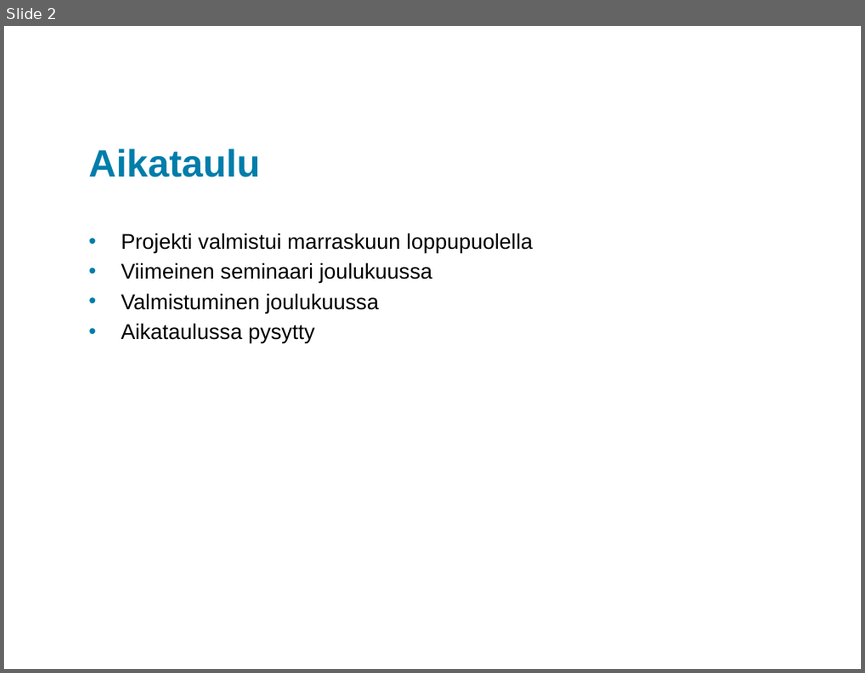
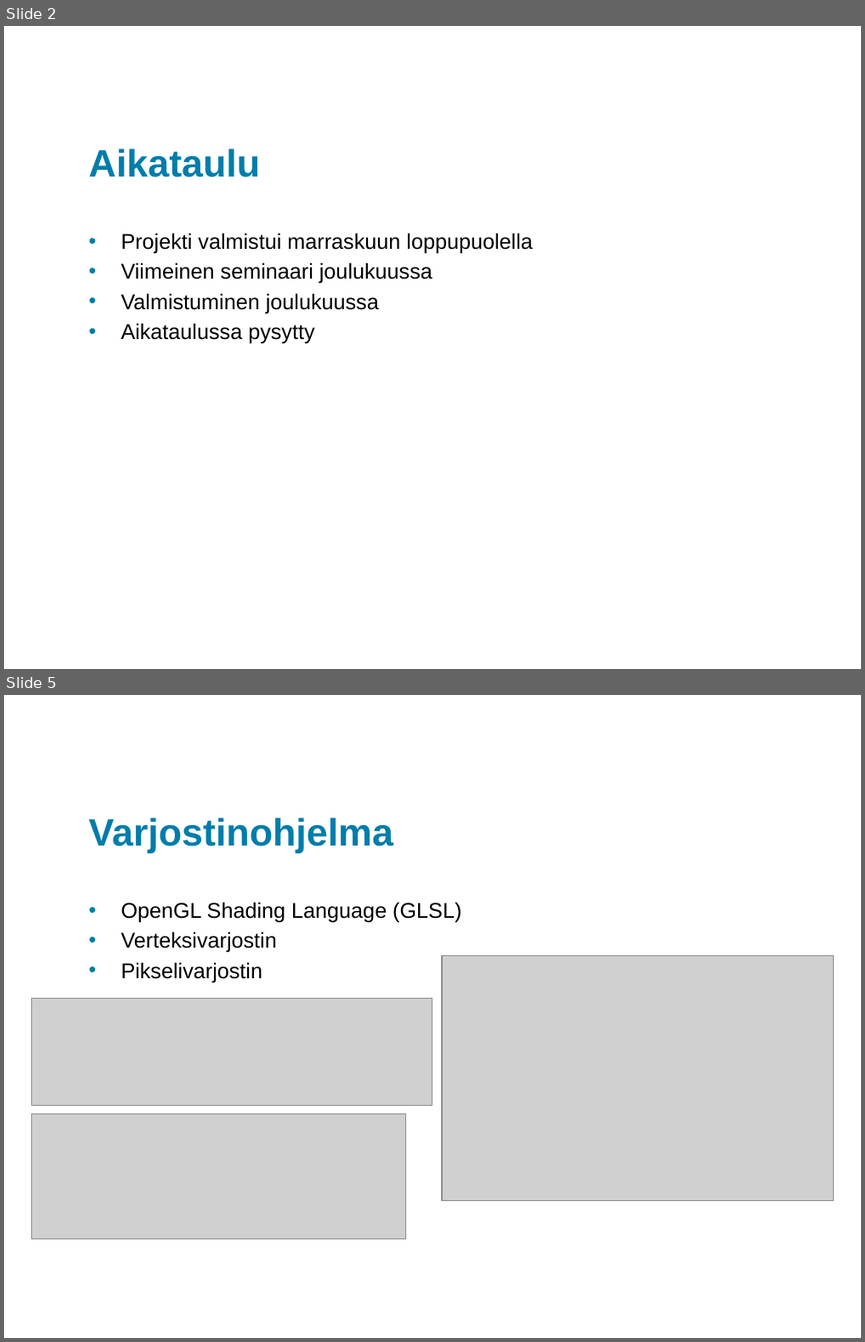
Before and after one commit to king784/GLJRPG, a slide deck: Presentation/GLJRPGViimeinenSeminaariXAMK.pptx. Shown one above the other, each under a label of ours: slide 2 before the commit, slides 2 and 5 after it; the slides between them are not shown. The pictures are 865x673 and 865x1342 pixels, drawn with LibreOffice and Linux fonts; fonts in the diff are those of the drawing; grey boxes stand for pictures; background and template pictures are left out. Boxes give left, top, right and bottom in pixels: in the first picture for what was removed or moved away, otherwise in the second. Text is boxed around its words. In the diff, an @@ line names an element or a change of style, - is before the commit and + after.

```diff
--- a/Presentation/GLJRPGViimeinenSeminaariXAMK.pptx
+++ b/Presentation/GLJRPGViimeinenSeminaariXAMK.pptx
@@ slide 5 added at box(4, 695, 861, 1338), background #FFFFFF @@
@@ title added at box(89, 817, 393, 853), 32 pt, text #007DAA, bold @@
+Varjostinohjelma
@@ text added at box(121, 902, 461, 982), 18 pt, text #000000 @@
+• OpenGL Shading Language (GLSL)
+• Verteksivarjostin
+• Pikselivarjostin
@@ picture added at box(442, 955, 834, 1201) @@
@@ picture added at box(31, 998, 432, 1106) @@
@@ picture added at box(31, 1114, 405, 1239) @@
```
Also in this commit, not shown: 1 slide changed, 4 other slides added, 1 slide removed.
